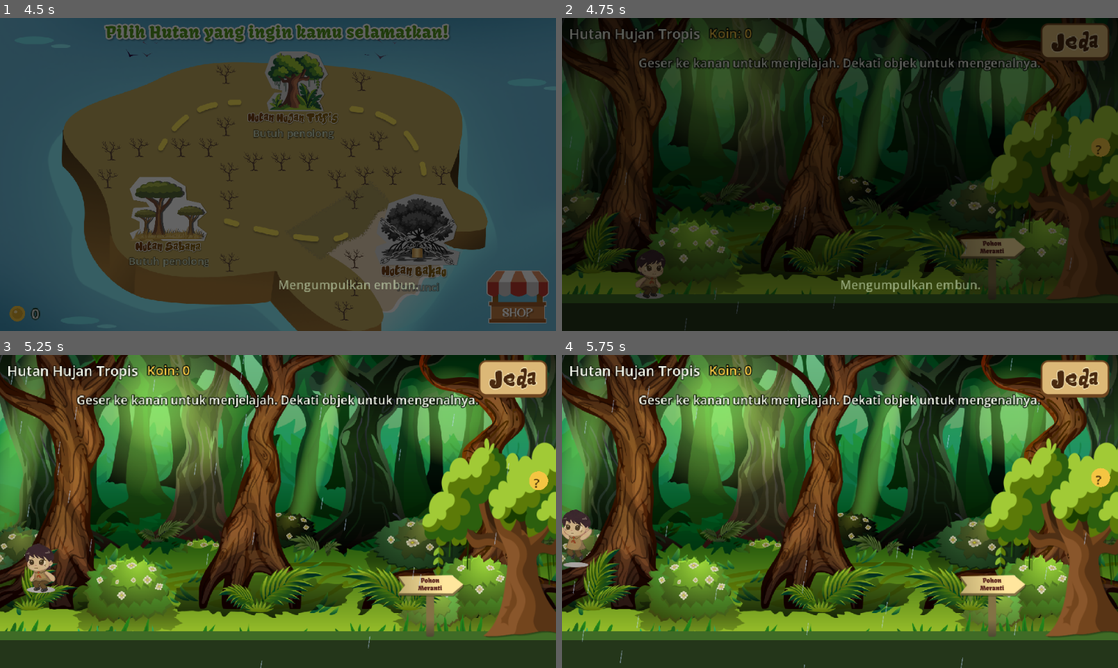
Above: before the commit, frames 1-4 (two rows, left to right).
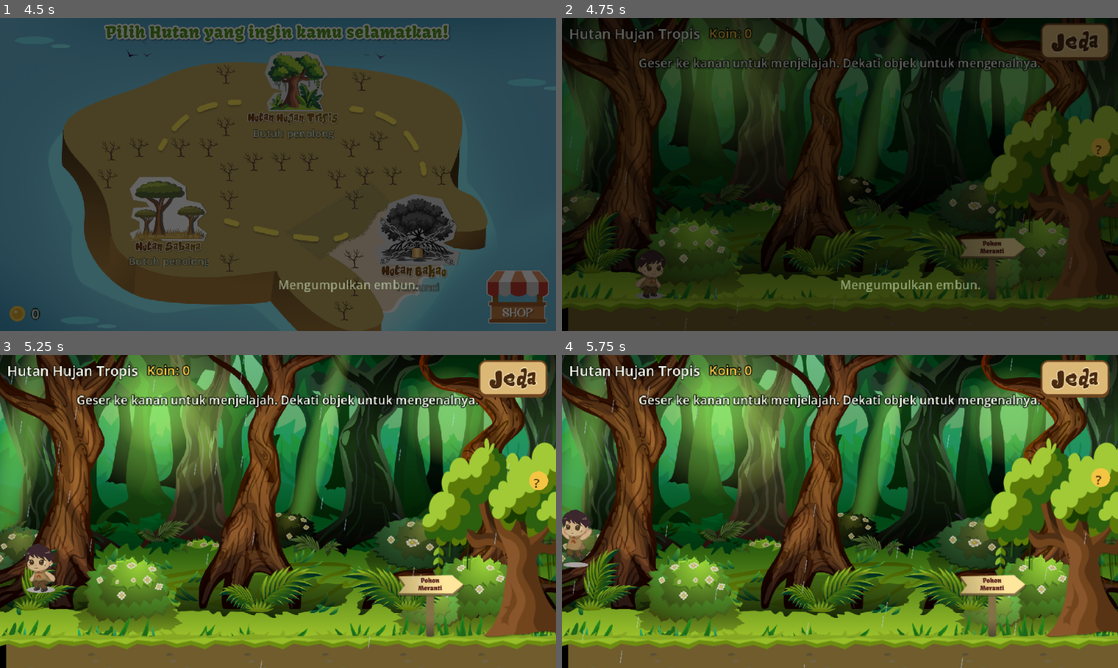
Above: after the commit, the same moments.

Repository: Jekyz-zzz/forest-biome-game
Game: Godot game, scene res://scenes/main_menu.tscn
The game is run twice, just before and just after one commit, with the same random seed, the same clock (stepped at 60 frames per second) and the same inputs.
Inputs (mouse positions are in pixels of both pictures, inside the frame that each line leads up to):
- Up to frame 1 (4.5 s): click "PLAY" at 0.5 s; move the mouse to (311, 158) at 1.27 s; hold D (move_right) 1.28-2 s; tap Space at 1.35 s; click (311, 158) at 1.42 s; tap W (jump) at 1.52 s; click "Lewati >" at 2 s; drag from (127, 190) to (194, 233) at 2.77 s; click (227, 96) at 3.5 s; click "Jelajahi" at 4.25 s
- Up to frame 2 (4.75 s): no input
- Up to frame 3 (5.25 s): move the mouse to (261, 442) at 5.02 s; hold A (move_left) from 5.03 s (still down); tap Space at 5.1 s; click (261, 442) at 5.17 s
- Up to frame 4 (5.75 s): keep holding A (move_left)

Frame 1 is identical in both runs. In frame 2, 11% of the frame differs, in the area x 0-100%, y 88-100%; in frame 3, 12%; in frame 4, 12%.

Commit message:
Tanah explore hujan: tileset 3 potong (left/mid/right) dengan sambungan rapi

Diff:
--- a/scenes/explore.tscn
+++ b/scenes/explore.tscn
@@ -17,6 +17,9 @@
 [ext_resource type="Texture2D" path="res://assets/sprites/map/trees/tree_meranti_1.png" id="20_tree_meranti"]
 [ext_resource type="Texture2D" path="res://assets/sprites/map/trees/tree_akasia.png" id="21_tree_akasia"]
 [ext_resource type="Texture2D" path="res://assets/sprites/tiles/figma/tile_top_middle.png" id="22_ground_sabana"]
+[ext_resource type="Texture2D" path="res://assets/sprites/tiles/ground_hujan_left.png" id="23_ground_hujan_left"]
+[ext_resource type="Texture2D" path="res://assets/sprites/tiles/ground_hujan_mid.png" id="24_ground_hujan_mid"]
+[ext_resource type="Texture2D" path="res://assets/sprites/tiles/ground_hujan_right.png" id="25_ground_hujan_right"]
 
 [sub_resource type="RectangleShape2D" id="RectangleShape2D_ground"]
 size = Vector2(3400, 32)
@@ -201,6 +204,49 @@
 expand_mode = 1
 stretch_mode = 1
 
+[node name="Hujan" type="Node2D" parent="Placeholders/GroundArt"]
+visible = false
+texture_filter = 4
+position = Vector2(0, 315.178)
+scale = Vector2(0.110279, 0.110279)
+
+[node name="Left" type="TextureRect" parent="Placeholders/GroundArt/Hujan"]
+offset_left = 0.0
+offset_right = 764.0
+offset_bottom = 751.0
+mouse_filter = 2
+texture = ExtResource("23_ground_hujan_left")
+expand_mode = 1
+
+[node name="MidClip" type="Control" parent="Placeholders/GroundArt/Hujan"]
+clip_contents = true
+layout_mode = 3
+offset_left = 739.0
+offset_top = 12.0
+offset_right = 30067.0
+offset_bottom = 751.0
+mouse_filter = 2
+
+[node name="Mid" type="TextureRect" parent="Placeholders/GroundArt/Hujan/MidClip"]
+texture_repeat = 2
+layout_mode = 0
+offset_left = -790.0
+offset_top = -12.0
+offset_right = 29328.0
+offset_bottom = 739.0
+mouse_filter = 2
+texture = ExtResource("24_ground_hujan_mid")
+expand_mode = 1
+stretch_mode = 1
+
+[node name="Right" type="TextureRect" parent="Placeholders/GroundArt/Hujan"]
+offset_left = 30067.0
+offset_right = 30831.0
+offset_bottom = 751.0
+mouse_filter = 2
+texture = ExtResource("25_ground_hujan_right")
+expand_mode = 1
+
 [node name="Decor" type="Node2D" parent="Placeholders"]
 
 [node name="Decor01" type="Node2D" parent="Placeholders/Decor"]
--- a/scripts/explore.gd
+++ b/scripts/explore.gd
@@ -135,7 +135,9 @@
 
 ## Warna tanah [GroundTop, Soil] untuk bioma yang memakai gambar latar.
 const BACKDROP_GROUND := {
-	"hujan": [Color("3f6b26"), Color("24361a")],  # hijau tua
+	# Soil hujan = warna tanah ground_hujan_*.png, supaya sambungan potongan
+	# tidak memperlihatkan warna lain di belakangnya.
+	"hujan": [Color("3f6b26"), Color("705c2d")],
 	"sabana": [Color("c49a48"), Color("8e6a34")],  # cokelat keemasan
 }
 
Binary file added: assets/sprites/tiles/ground_hujan_left.png
Not shown, added: assets/sprites/tiles/ground_hujan_left.png.import
Binary file added: assets/sprites/tiles/ground_hujan_mid.png
Not shown, added: assets/sprites/tiles/ground_hujan_mid.png.import
Binary file added: assets/sprites/tiles/ground_hujan_right.png
Not shown, added: assets/sprites/tiles/ground_hujan_right.png.import
Not shown: 1 places in scenes/explore.tscn that only renumber resources
Not shown, changed: PANDUAN_ASET.md
